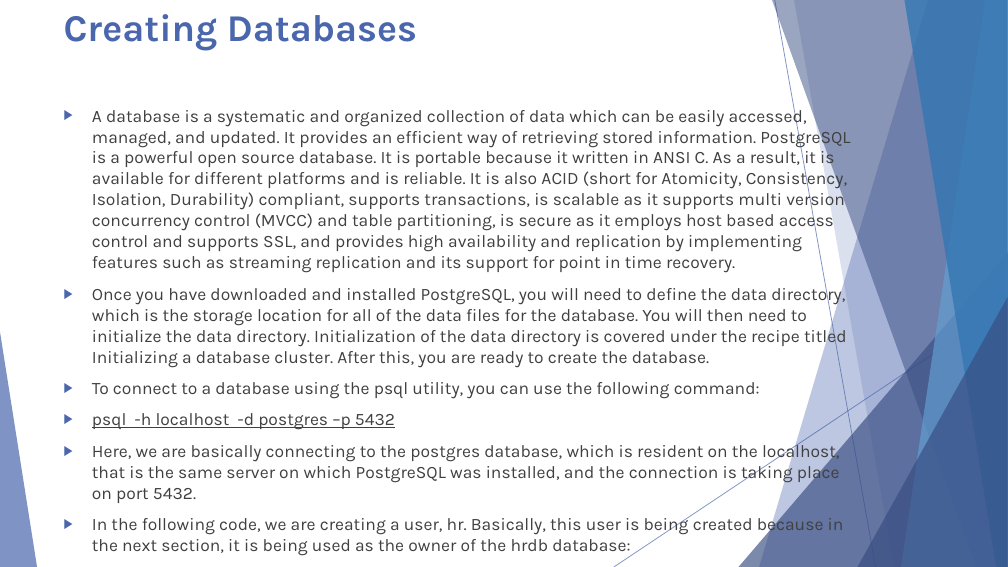
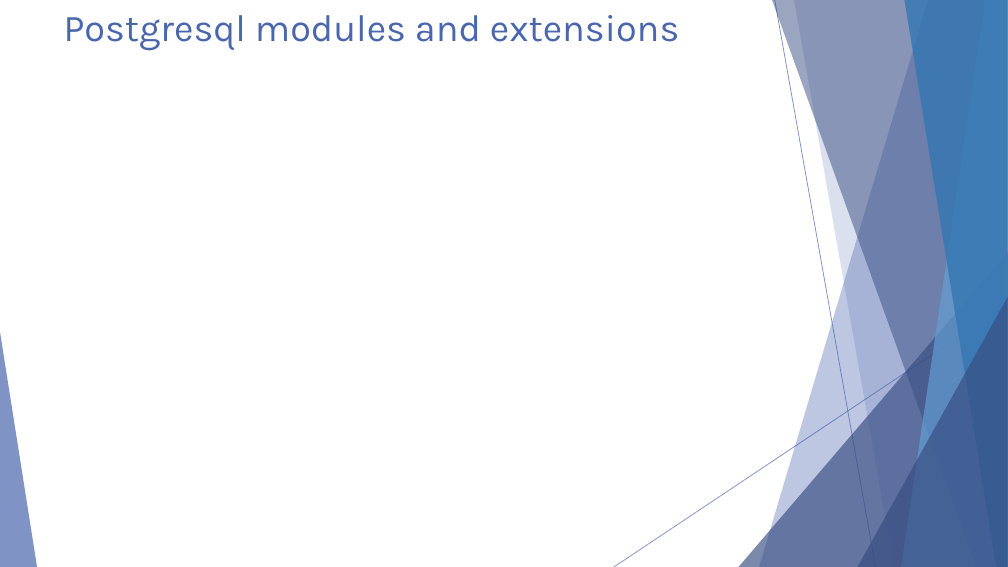
Before and after one commit to michaelrishiforrester/IntrotoPostgres2016, a slide deck: slide 3 of Presentations/Postgresql Presentation Day 4.pptx (slide 24 before the commit). Drawn at 1008x567 pixels with LibreOffice and Linux fonts; fonts in the diff are those of the drawing. Boxes give left, top, right and bottom in pixels: in the first picture for what was removed or moved away, otherwise in the second. Text is boxed around its words. In the diff, an @@ line names an element or a change of style, - is before the commit and + after.

Commit message:
Day 4 presentation update

```diff
--- a/Presentations/Postgresql Presentation Day 4.pptx
+++ b/Presentations/Postgresql Presentation Day 4.pptx
@@ title at (64,15,679,51): text changed; bold off @@
-Creating Databases
+Postgresql modules and extensions
@@ text removed at (92,106,850,557) @@
-▶ A database is a systematic and organized collection of data which can be easily accessed, managed, and updated. It provides an efficient way of retrieving stored information. PostgreSQL is a powerful open source database. It is portable because it written in ANSI C. As a result, it is available for different platforms and is reliable. It is also ACID (short for Atomicity, Consistency, Isolation, Durability) compliant, supports transactions, is scalable as it supports multi version concurrency control (MVCC) and table partitioning, is secure as it employs host based access control and supports SSL, and provides high availability and replication by implementing features such as streaming replication and its support for point in time recovery.
-▶ Once you have downloaded and installed PostgreSQL, you will need to define the data directory, which is the storage location for all of the data files for the database. You will then need to initialize the data directory. Initialization of the data directory is covered under the recipe titled Initializing a database cluster. After this, you are ready to create the database.
-▶ To connect to a database using the psql utility, you can use the following command:
-▶ psql -h localhost -d postgres –p 5432
-▶ Here, we are basically connecting to the postgres database, which is resident on the localhost, that is the same server on which PostgreSQL was installed, and the connection is taking place on port 5432.
-▶ In the following code, we are creating a user, hr. Basically, this user is being created because in the next section, it is being used as the owner of the hrdb database:
-▶ CREATE USER hr with PASSWORD 'hr';
```
Also in this commit, not shown: 1 other slide changed, 6 slides added, 67 slides removed.
